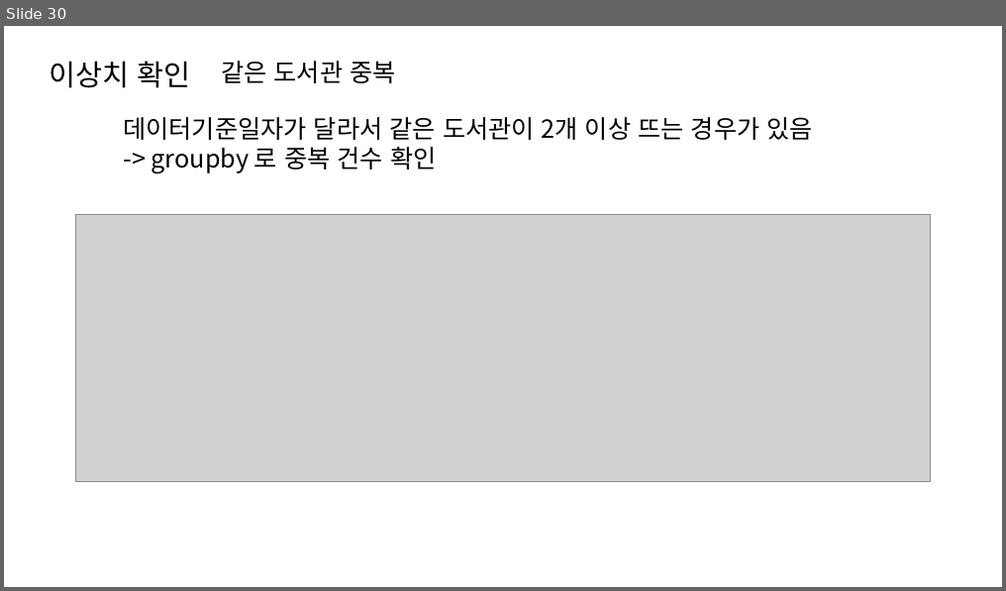
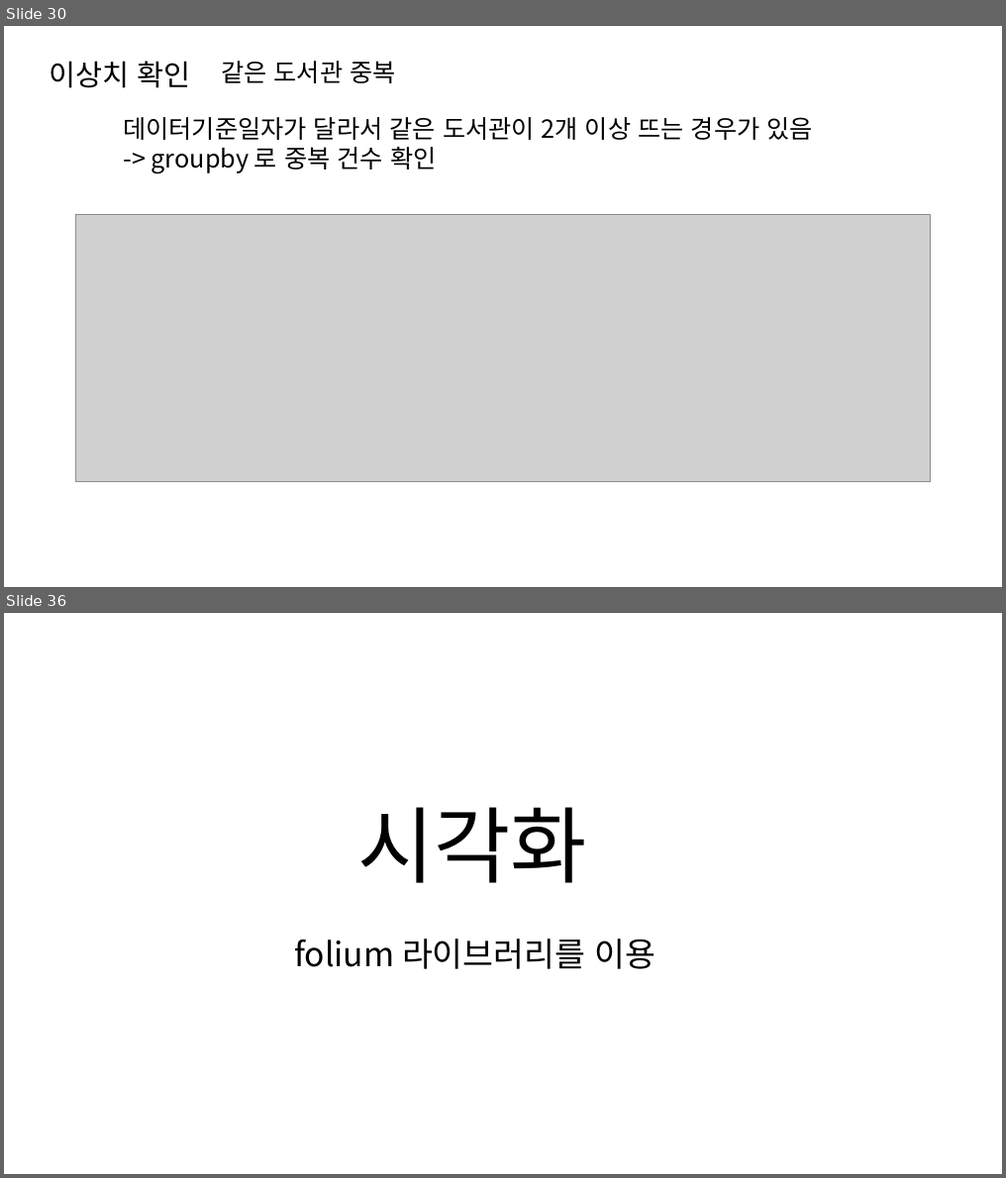
Before and after one commit to dev-hw/SeSAC-live_map, a slide deck: 230810.pptx. Shown one above the other, each under a label of ours: slide 30 before the commit, slides 30 and 36 after it; the slides between them are not shown. The pictures are 1006x591 and 1006x1178 pixels, drawn with LibreOffice and Linux fonts; fonts in the diff are those of the drawing; grey boxes stand for pictures. Boxes give left, top, right and bottom in pixels: in the first picture for what was removed or moved away, otherwise in the second. Text is boxed around its words. In the diff, an @@ line names an element or a change of style, - is before the commit and + after.

```diff
--- a/230810.pptx
+++ b/230810.pptx
@@ slide 36 added at box(4, 613, 1002, 1174), background #FFFFFF @@
@@ text added at box(357, 807, 587, 883), 80 pt, text #000000 @@
+시각화
@@ text added at box(294, 939, 656, 969), 32 pt, text #000000 @@
+folium 라이브러리를 이용
```
Also in this commit, not shown: 1 slide changed, 6 other slides added.
